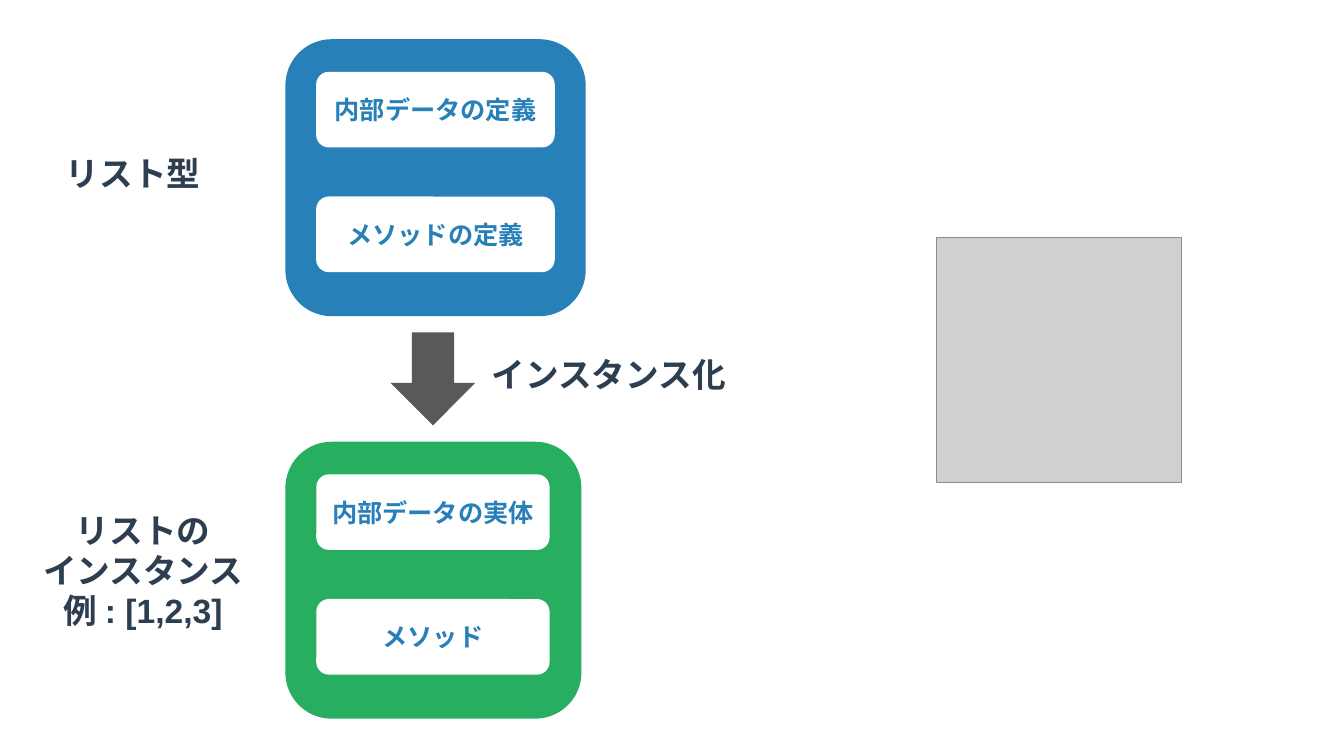
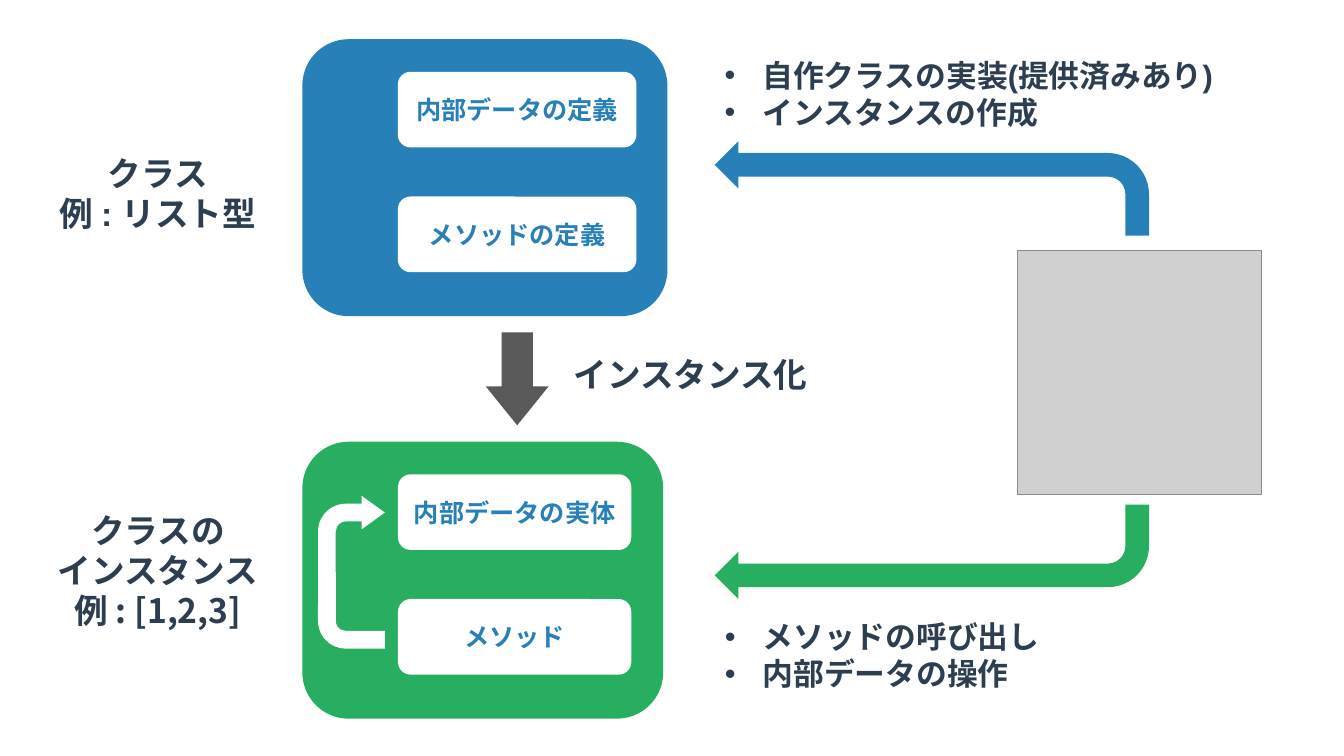
Before and after one commit to yuichi110/www.yuichi.com-python, a slide deck: slide 2 of slides/080.pptx. Drawn at 1344x756 pixels with LibreOffice and Linux fonts; fonts in the diff are those of the drawing; grey boxes stand for pictures. Boxes give left, top, right and bottom in pixels: in the first picture for what was removed or moved away, otherwise in the second. Text is boxed around its words. In the diff, an @@ line names an element or a change of style, - is before the commit and + after.

```diff
--- a/slides/080.pptx
+++ b/slides/080.pptx
@@ rounded rectangle: place and size @@
-rounded rectangle at (285, 39, 586, 317)
+rounded rectangle at (302, 39, 667, 317)
@@ text added at (763, 61, 1213, 127), 22 pt, text #2C3E50, bold @@
+• 自作クラスの実装(提供済みあり)
+• インスタンスの作成
@@ bent arrow added at (715, 141, 1149, 236), fill #2880B9 @@
@@ text at (60, 158, 256, 229): text changed @@
-リスト型
+クラス
+例 : リスト型
@@ picture: place and size @@
-picture at (937, 238, 1181, 482)
+picture at (1017, 250, 1261, 494)
@@ right arrow: place and size @@
-right arrow at (391, 333, 476, 425)
+right arrow at (486, 333, 548, 425)
@@ right arrow at (486, 333, 548, 425): proportions changed @@
@@ 4 rounded rectangles, 1 text: place and size @@
-4 rounded rectangles, 1 text at (317, 72, 726, 675)
+4 rounded rectangles, 1 text at (398, 72, 807, 675)
@@ rounded rectangle: place and size @@
-rounded rectangle at (285, 442, 582, 719)
+rounded rectangle at (302, 442, 663, 719)
@@ text "クラスの": place and size @@
-text "クラスの" at (43, 516, 243, 630)
+text "クラスの" at (58, 515, 258, 630)
@@ uturn arrow added at (319, 496, 385, 649), fill #FFFFFF @@
@@ bent arrow added at (715, 505, 1149, 600), fill #27AE60 @@
@@ text at (91, 515, 225, 545): text changed @@
-リストの
+クラスの
@@ text at (75, 594, 242, 630): font Arial to Noto Sans CJK JP in ": [1,2,3]" @@
@@ text added at (763, 622, 1040, 688), 22 pt, text #2C3E50, bold @@
+• メソッドの呼び出し
+• 内部データの操作
```
Also in this commit, not shown: 3 slides added, 9 other files.
